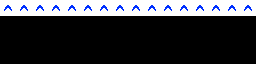
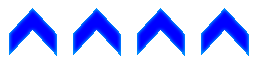
Before/after of a 256px x 64px layered artwork. What changed in the layer stack:
added layer "Layer 1" above "Background" over [9, 8, 249, 56]
added layer "Background" over [0, 5, 256, 64]
